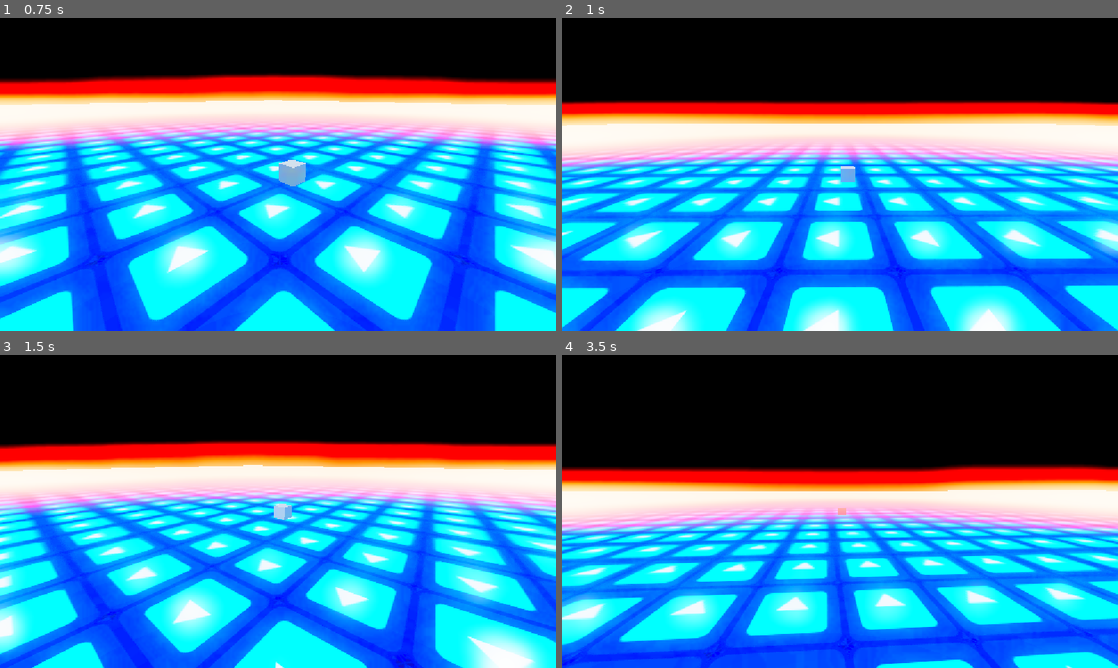
Above: before the commit, frames 1-4 (two rows, left to right).
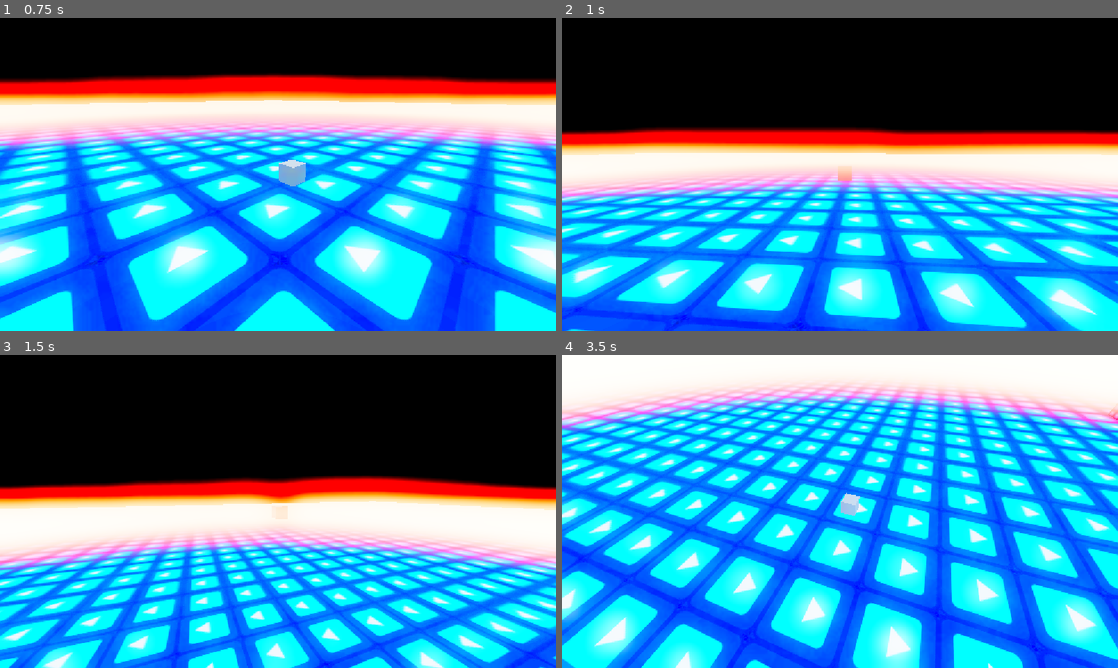
Above: after the commit, the same moments.

Repository: officialErnests/trih-3azel
Game: Godot game, scene res://Scenes/game.tscn
The game is run twice, just before and just after one commit, with the same random seed, the same clock (stepped at 60 frames per second) and the same inputs. The engine's default icon, where the game draws it, is replaced by a stand-in: a white triangle on a blue panel in a dark square.
Inputs:
- Up to frame 1 (0.75 s): tap Enter at 0.5 s; hold D (Right) from 0.53 s (still down); tap Space (Jump) at 0.6 s
- Up to frame 2 (1 s): keep holding D (Right); tap Space (Jump) at 0.77 s
- Up to frame 3 (1.5 s): tap Space (Jump) at 1.07 s; release D (Right) at 1.28 s; hold S (Backward) from 1.28 s (still down); tap W (Foward) at 1.35 s
- Up to frame 4 (3.5 s): tap Space (Jump) at 1.52, 1.55, 1.82, 2.1, 3.02, 3.05, 3.32 s; release S (Backward) at 2.03 s; hold D (Right) from 2.03 s (still down); tap W (Foward) at 2.85 s

Frame 1 is identical in both runs. In frame 2, 64% of the frame differs, in the area x 0-100%, y 26-100%; in frame 3, 65%; in frame 4, 90%, in the area x 0-100%, y 0-100%.

Commit message:
Finnished the most basic movement :))

Diff:
--- a/Scenes/Rabbit.tscn
+++ b/Scenes/Rabbit.tscn
@@ -10,6 +10,9 @@
 size = Vector3(0.25, 0.25, 0.25)
 
 [node name="Rabbit" type="CharacterBody3D" node_paths=PackedStringArray("movement_direction_node")]
+axis_lock_angular_x = true
+axis_lock_angular_y = true
+axis_lock_angular_z = true
 script = ExtResource("1_i4mnj")
 movement_direction_node = NodePath("Camera3D")
 STILL_SPEED = 20.0
--- a/Scenes/game.tscn
+++ b/Scenes/game.tscn
@@ -71,10 +71,16 @@
 
 [node name="Rabbit" parent="." instance=ExtResource("1_ebmjs")]
 transform = Transform3D(1, 0, 0, 0, 1, 0, 0, 0, 1, 0, 0.1, 0)
+QUICK_STOP_RELESE_MUL = 2.0
+RUNNING_SPEED = 0.1
+RUNNING_SLOW_DOWN = 0.5
 JUMP_START_FORCE = 4.0
 JUMP_START_GRAVITY = 4.0
-FALL_SPEED = 1.0
-FALL_GRAVITY = 10.0
+FALL_SPEED = 0.5
+FALL_GRAVITY = 40.0
+TRICK_TIME = 0.2
+TRICK_FORCE = 4.0
+TRICK_GRAVITY = 2.0
 
 [node name="MeshInstance3D" type="MeshInstance3D" parent="."]
 material_override = SubResource("StandardMaterial3D_wrm1d")
--- a/Scripts/rabbit.gd
+++ b/Scripts/rabbit.gd
@@ -56,10 +56,18 @@
 @export var JUMP_START_FORCE: float = 1
 @export var JUMP_START_SPEED: float = 1
 @export var JUMP_START_GRAVITY: float = 1
+@export var JUMP_START_SLOW_DOWN: float = 1
 #-FALL
 @export_subgroup("FALL")
 @export var FALL_SPEED: float = 1
 @export var FALL_GRAVITY: float = 1
+#-TRICK
+@export_subgroup("TRICK")
+@export var TRICK_TIME: float = 1
+@export var TRICK_FORCE: float = 1
+@export var TRICK_SPEED: float = 1
+@export var TRICK_GRAVITY: float = 1
+@export var TRICK_SLOW_DOWN: float = 1
 
 # Internal variables
 #OTHERS
@@ -70,6 +78,8 @@
 #-QUICK_STOP
 var slow_down_timer = 0
 var speed_before = 0
+#-TRICK
+var trick_time = 0
 
 func _ready() -> void:
 	slow_down_timer = QUICK_STOP_SLOW_DOWN_TIME
@@ -85,7 +95,7 @@
 
 	var switch_state = curent_player_state != prev_player_state
 	prev_player_state = curent_player_state
-	print(PLAYER_STATES.find_key(curent_player_state))
+	# print(PLAYER_STATES.find_key(curent_player_state))
 	#Processes player states
 	match curent_player_state:
 		PLAYER_STATES.STILL:
@@ -97,6 +107,9 @@
 				add_velocity(delta, direction, STILL_SPEED)
 				# Switch states
 				curent_player_state = PLAYER_STATES.START_MOVE
+
+			if !is_on_floor():
+				curent_player_state = PLAYER_STATES.FALL
 			move_and_slide()
 
 		PLAYER_STATES.START_MOVE:
@@ -130,6 +143,10 @@
 			move_and_slide()
 
 		PLAYER_STATES.FAST_RUN:
+			if Input.is_action_just_pressed("Jump"):
+					curent_player_state = PLAYER_STATES.TRICK
+			if !is_on_floor():
+				curent_player_state = PLAYER_STATES.FALL
 			if direction:
 				add_velocity(delta, direction, FAST_RUN_SPEED)
 			multiplyVelocity2D(1 - (delta * FAST_RUN_SLOW_DOWN))
@@ -140,8 +157,12 @@
 			move_and_slide()
 
 		PLAYER_STATES.QUICK_STOP:
+			if !is_on_floor():
+				curent_player_state = PLAYER_STATES.FALL
+			if switch_state:
+				speed_before = velocity.length()
+				slow_down_timer = QUICK_STOP_SLOW_DOWN_TIME
 			slow_down_timer -= delta
-			speed_before = max(velocity.length(), speed_before)
 			var vel_mul = Vector2(velocity.x, velocity.z).normalized() * QUICK_STOP_SLOW_SPEED
 			velocity.x = vel_mul.x
 			velocity.z = vel_mul.y
@@ -151,18 +172,18 @@
 				velocity.z = 0
 				add_velocity(delta, direction, prev_velocity * speed_before * QUICK_STOP_RELESE_MUL)
 				# Switch states
-				speed_before = 0
-				slow_down_timer = QUICK_STOP_SLOW_DOWN_TIME
 				curent_player_state = PLAYER_STATES.RUNNING
 			if slow_down_timer <= 0:
 				# Switch states
 				velocity = Vector3.ZERO
-				speed_before = 0
-				slow_down_timer = QUICK_STOP_SLOW_DOWN_TIME
 				curent_player_state = PLAYER_STATES.STILL
 			move_and_slide()
 
 		PLAYER_STATES.RUNNING:
+			if Input.is_action_just_pressed("Jump"):
+					curent_player_state = PLAYER_STATES.TRICK
+			if !is_on_floor():
+				curent_player_state = PLAYER_STATES.FALL
 			if direction:
 				add_velocity(delta, direction, RUNNING_SPEED)
 				multiplyVelocity2D(1 - (delta * RUNNING_SLOW_DOWN))
@@ -172,12 +193,13 @@
 			move_and_slide()
 
 		PLAYER_STATES.JUMP_START:
-			if velocity.y <= 0:
+			if switch_state:
 				velocity.y = JUMP_START_FORCE
 			if direction:
 				add_velocity(delta, direction, JUMP_START_SPEED)
+				multiplyVelocity2D(1 - (delta * JUMP_START_SLOW_DOWN))
 			velocity.y -= JUMP_START_GRAVITY * delta
-			#Detects if player starts falling
+
 			if velocity.y <= 0:
 				# Switch states
 				curent_player_state = PLAYER_STATES.FALL
@@ -191,8 +213,29 @@
 				curent_player_state = PLAYER_STATES.START_MOVE
 			move_and_slide()
 
+		PLAYER_STATES.TRICK:
+			if switch_state:
+				trick_time = TRICK_TIME
+				velocity.y = TRICK_FORCE
+			if direction:
+				add_velocity(delta, direction, TRICK_SPEED)
+				multiplyVelocity2D(1 - (delta * TRICK_SLOW_DOWN))
+
+			if velocity.y <= 0:
+				if trick_time > 0:
+					trick_time -= delta
+					if Input.is_action_just_pressed("Jump"):
+						# Switch states
+						curent_player_state = PLAYER_STATES.JUMP_START
+				else:
+					# Switch states
+					curent_player_state = PLAYER_STATES.FALL
+			else:
+				velocity.y -= JUMP_START_GRAVITY * delta
+
+			move_and_slide()
 		_:
-			pass
+			curent_player_state = PLAYER_STATES.START_MOVE
 
 
 func multiplyVelocity2D(slowness):
